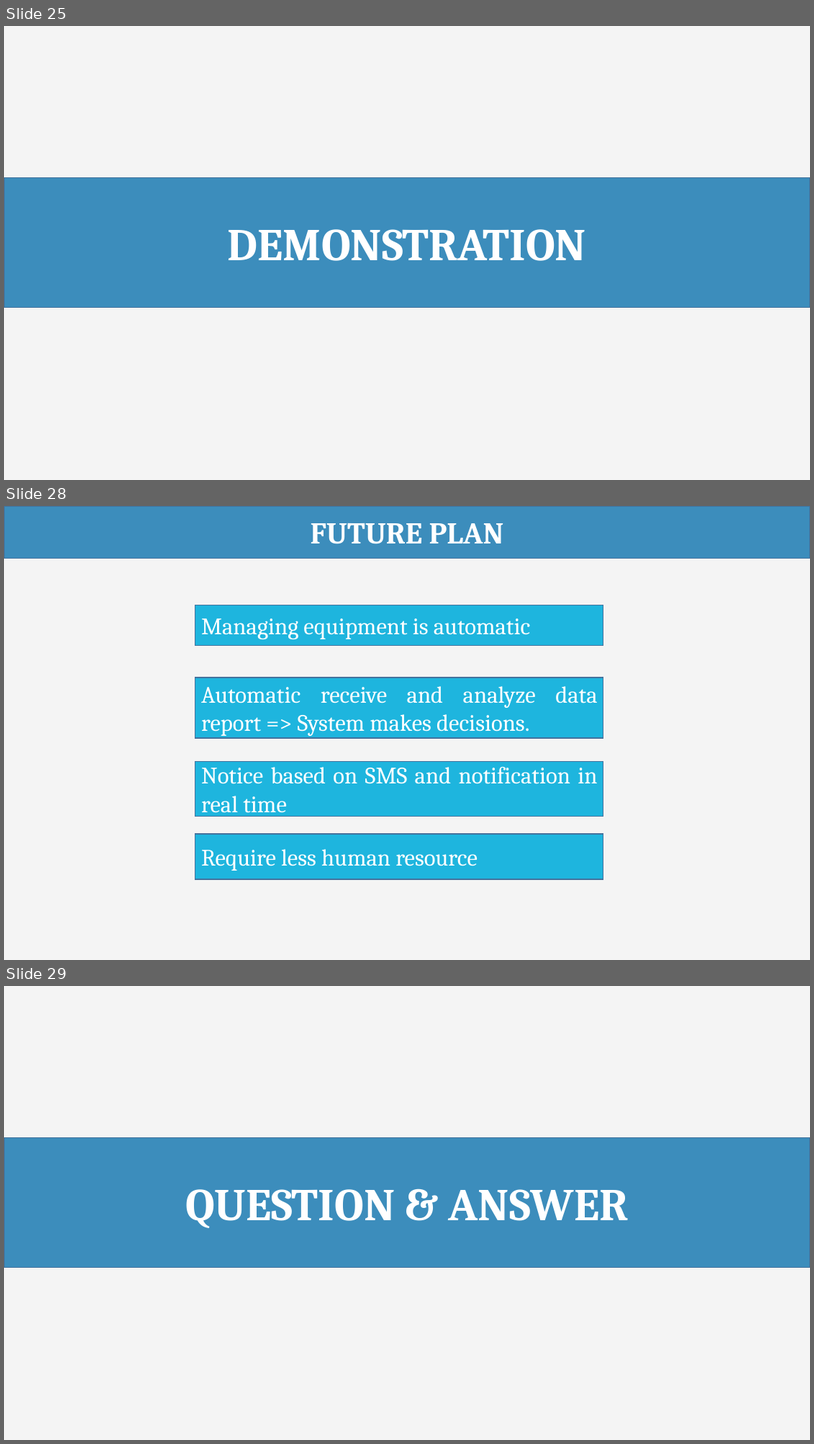
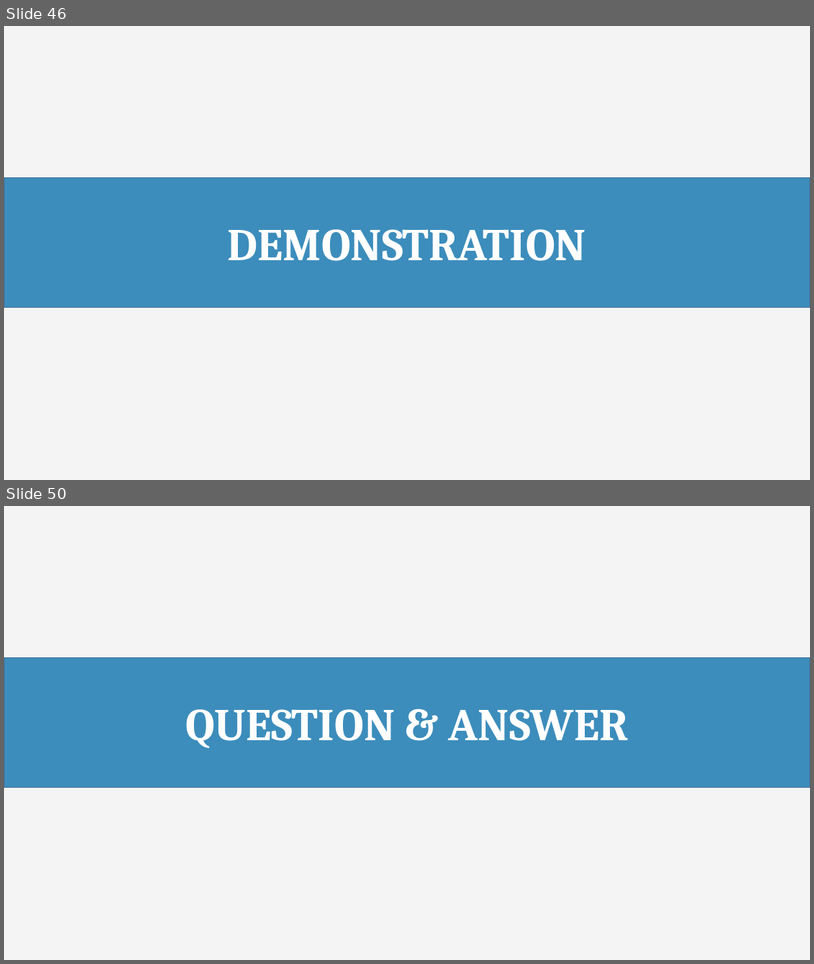
Before and after one commit to haltt051093/IMS-datacenter, a slide deck: Document/Presentation/IMS_20160407_Presentation.pptx. Shown one above the other, each under a label of ours: slides 25, 28 and 29 before the commit, slides 46 and 50 after it; the slides between them are not shown. The pictures are 814x1444 and 814x964 pixels, drawn with LibreOffice and Linux fonts; fonts in the diff are those of the drawing. Boxes give left, top, right and bottom in pixels: in the first picture for what was removed or moved away, otherwise in the second. Text is boxed around its words. In the diff, an @@ line names an element or a change of style, - is before the commit and + after.

```diff
--- a/Document/Presentation/IMS_20160407_Presentation.pptx
+++ b/Document/Presentation/IMS_20160407_Presentation.pptx
@@ slide 28 removed at bbox=[4, 506, 810, 960], background #F4F4F4 @@
@@ rectangle removed at bbox=[4, 506, 810, 558] @@
-FUTURE PLAN
@@ rectangle removed at bbox=[196, 605, 604, 646] @@
-Managing equipment is automatic
@@ rectangle removed at bbox=[196, 677, 604, 738] @@
-Automatic receive and analyze data report => System makes decisions.
@@ rectangle removed at bbox=[196, 762, 604, 816] @@
-Notice based on SMS and notification in real time
@@ rectangle removed at bbox=[196, 834, 604, 879] @@
-Require less human resource
@@ what was slide 25 is now slide 46 @@
@@ what was slide 29 is now slide 50 @@
```
Also in this commit, not shown: 12 slides changed, 36 slides added, 7 other slides removed.
